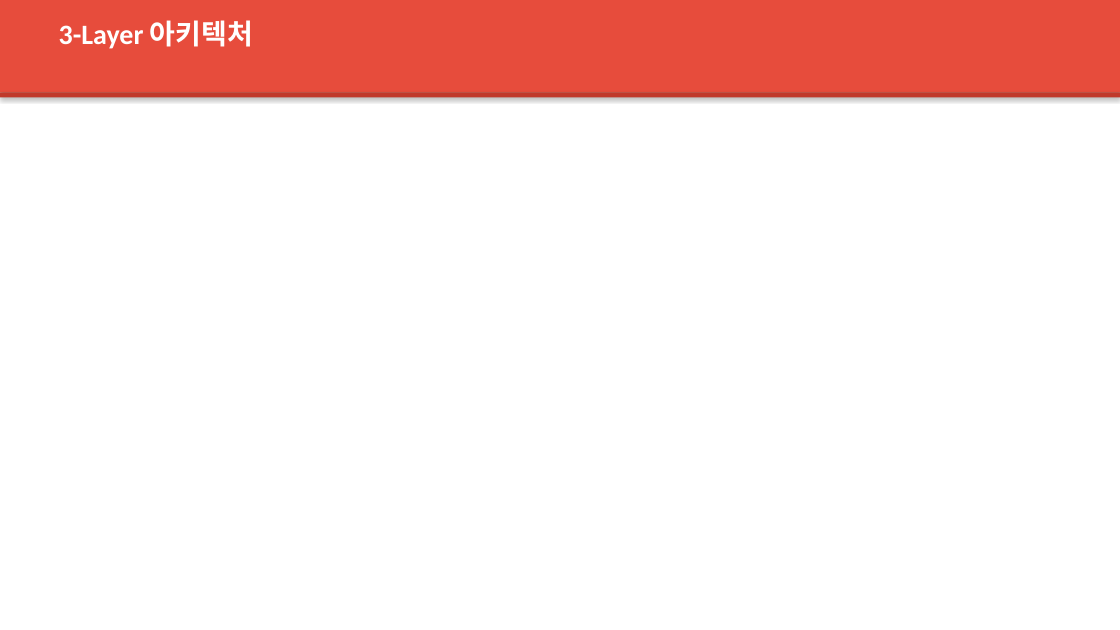
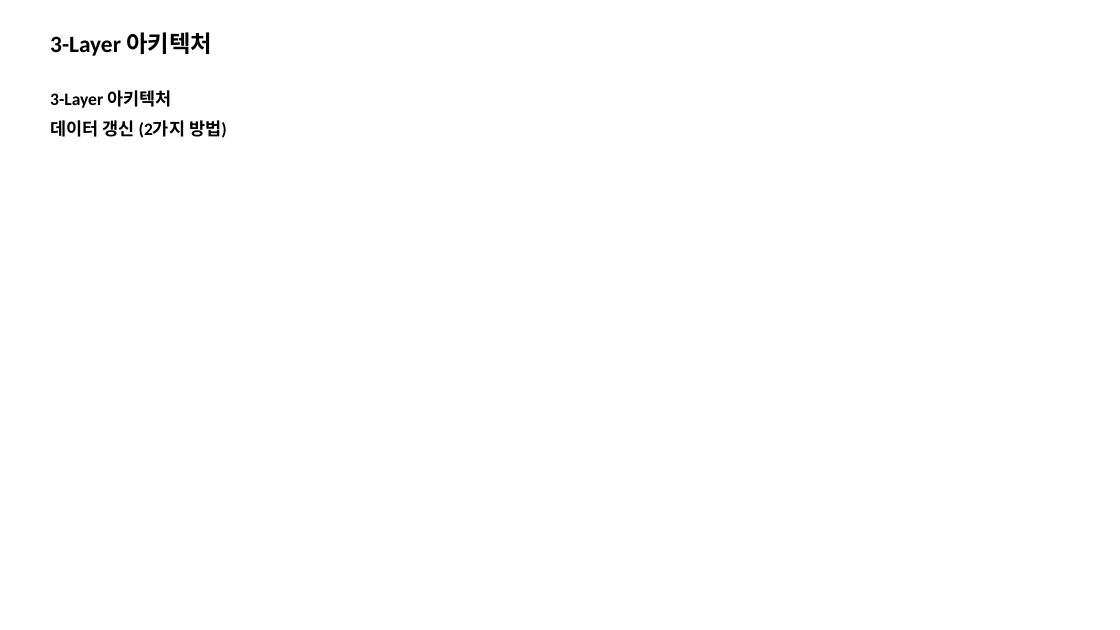
Before and after one commit to feelmydream80-sys/kidssafty, a slide deck: slide 13 of submission/ppt/KidsSafeAI_PPT_v4.pptx (slide 18 before the commit). Drawn at 1120x630 pixels with LibreOffice and Linux fonts; fonts in the diff are those of the drawing. Boxes give left, top, right and bottom in pixels: in the first picture for what was removed or moved away, otherwise in the second. Text is boxed around its words. In the diff, an @@ line names an element or a change of style, - is before the commit and + after.

```diff
--- a/submission/ppt/KidsSafeAI_PPT_v4.pptx
+++ b/submission/ppt/KidsSafeAI_PPT_v4.pptx
@@ rectangle removed at [0, 0, 1120, 92] @@
@@ text "3-Layer 아키텍처": place and size @@
-text "3-Layer 아키텍처" at [59, 20, 253, 49]
+text "3-Layer 아키텍처" at [50, 32, 212, 56]
@@ text "3-Layer 아키텍처" at [50, 32, 212, 56]: size 24 to 20 pt, text colour #FFFFFF to #000000 @@
@@ rectangle removed at [0, 92, 1120, 97] @@
@@ text added at [50, 90, 171, 108], 15 pt, text #000000, bold @@
+3-Layer 아키텍처
@@ text added at [50, 120, 227, 138], 15 pt, text #000000, bold @@
+데이터 갱신 (2가지 방법)
```
Also in this commit, not shown: 13 other slides changed, 6 slides added, 14 slides removed, 1 other file.
